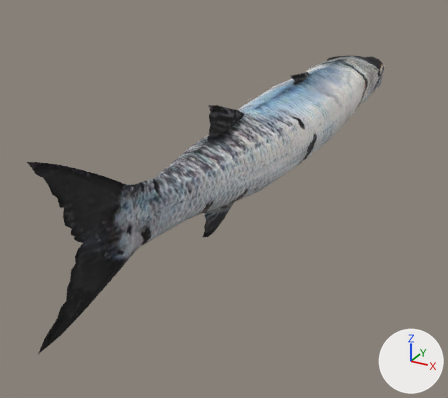
Renders of the glTF model Barracuda.glb from each side of a commit.
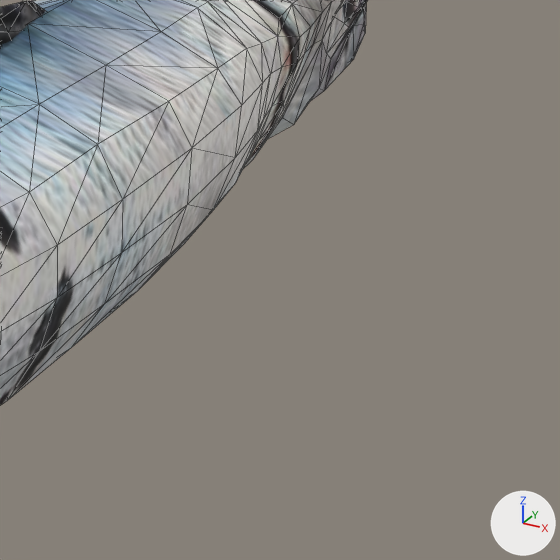
Each version appears first whole from a 50 mm camera at (6.18, -15.87, 4.63) aimed at (-0.83, -3.12, -1.75), and next in a close-up on the part from 67% to 95% of the width and 18% to 50% of the height. The axes (+X, +Y, +Z) are drawn at lower right. The lights are the same throughout. The last two pictures show the newer version. The close-ups show mesh edges as thin lines. Where no turn or scale is listed for an object, it has been applied to the vertices. Vertices at exactly the same position are counted once.

In view in the first close-up: 'Barracuda', 'PinnaDorsale2'.
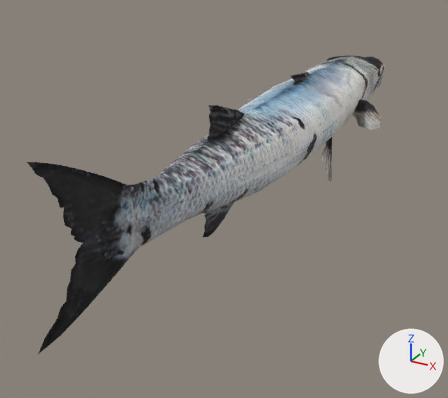
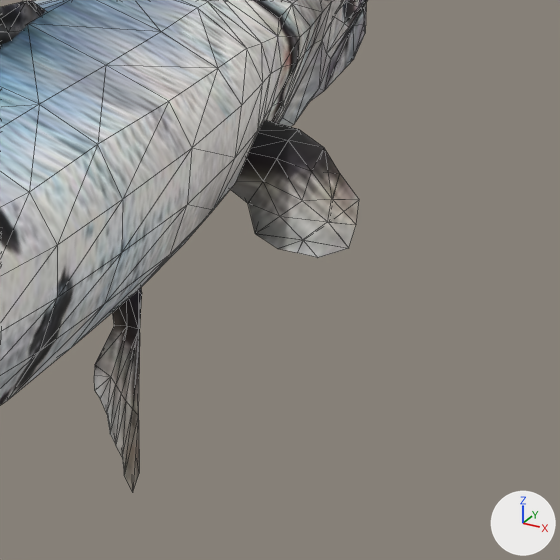
Where the change shows, as pixel boxes (x1, y1, x2, y2) in the close-ups (560 x 560 px):
```json
{"object": "PinneLaterali.001", "change": "reshaped", "after": [230, 120, 359, 257], "on screen": "not visible before"}
{"object": "PinneInferiori.001", "change": "reshaped", "after": [94, 288, 142, 492], "on screen": "not visible before"}
```

Scene script edits in JSON lines:
```json
{"block": "me_object_1_001", "where": "# used by ob_pinneinferiori_001; location = (-0.024, 0.576, -1.404)"}
{"op": "remove", "block": "me_object_1_001", "code": "me_object_1_001.from_pydata(...)  # 48 vertices, 86 faces; spans x -0.864..-0.331, y -0.467..0.558, z -0.766..0.638"}
{"op": "add", "block": "me_object_1_001", "code": "me_object_1_001.from_pydata(...)  # 96 vertices, 172 faces; spans x -0.864..0.864, y -0.467..0.558, z -0.766..0.638"}
{"block": "me_object_1_001", "change": "me_object_1_001 part 1: the loose piece of 48 vertices spanning x -0.864..-0.331, y -0.467..0.558, z -0.766..0.638 is copied, and the copy is mirrored in x about the mesh origin; it spans x 0.331..0.864, y -0.467..0.558, z -0.766..0.638"}
{"block": "me_object_1_003", "where": "# used by ob_pinnelaterali_001; location = (-0.019, 0.0, 0.732)"}
{"op": "remove", "block": "me_object_1_003", "code": "me_object_1_003.from_pydata(...)  # 45 vertices, 80 faces; spans x -2.05..-0.55, y 0.53..2.44, z -1.41..-0.82"}
{"op": "add", "block": "me_object_1_003", "code": "me_object_1_003.from_pydata(...)  # 90 vertices, 160 faces; spans x -2.05..2.05, y 0.53..2.44, z -1.41..-0.82"}
{"block": "me_object_1_003", "change": "me_object_1_003 part 2: the loose piece of 45 vertices spanning x -2.05..-0.55, y 0.53..2.44, z -1.41..-0.82 is copied, and the copy is mirrored in x about the mesh origin; it spans x 0.55..2.05, y 0.53..2.44, z -1.41..-0.82"}
```
